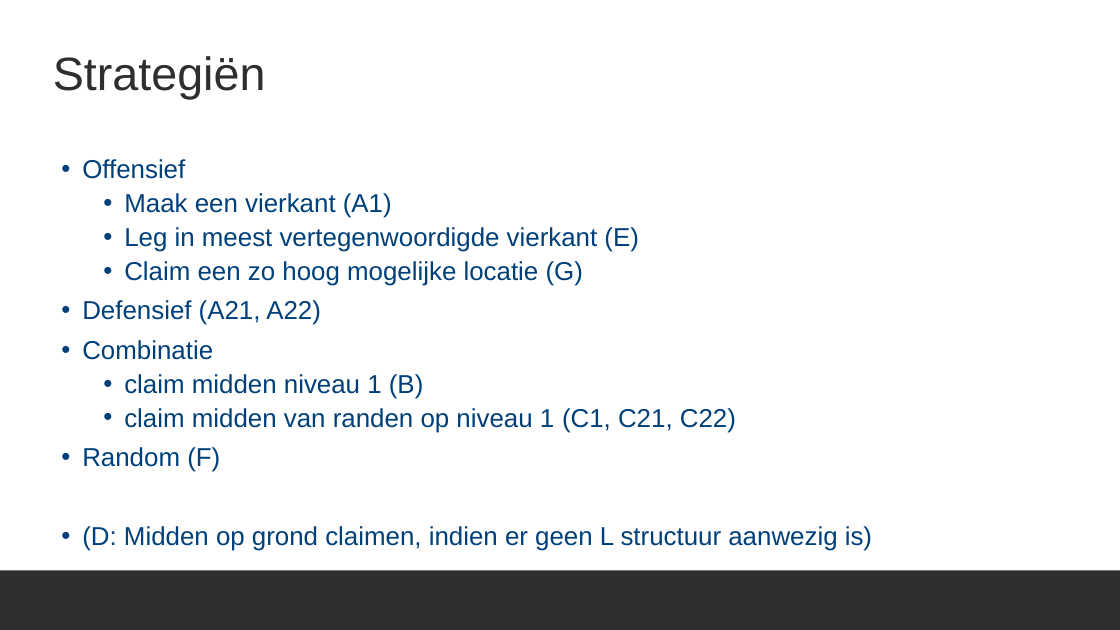
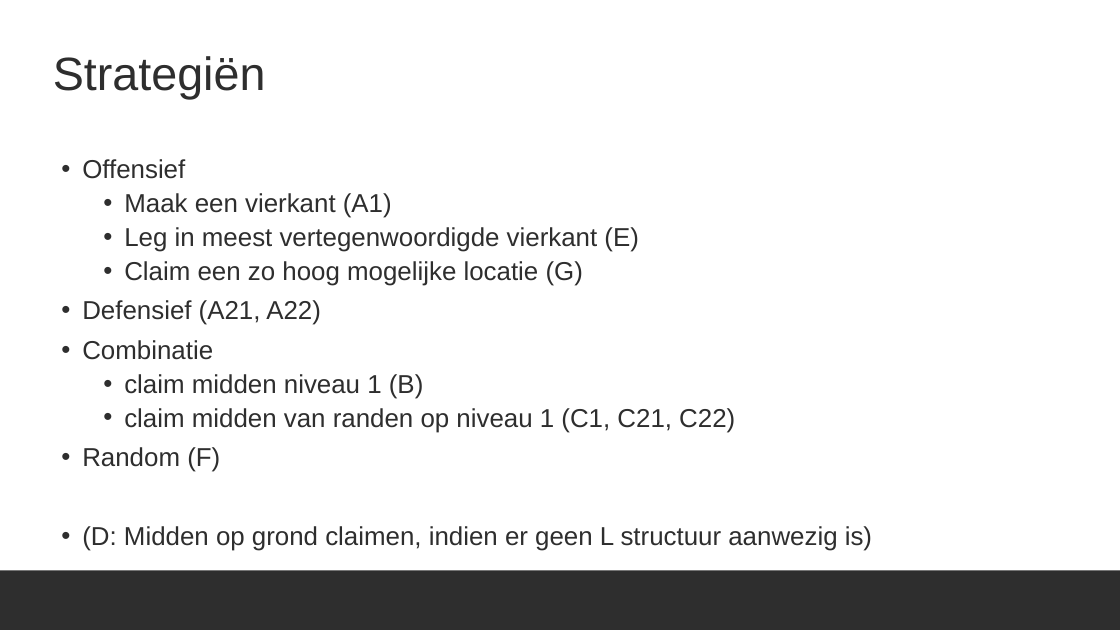
Before and after one commit to ro-per/PylosGamingBot, a slide deck: slide 3 of Presentation.pptx. Drawn at 1120x630 pixels with LibreOffice and Linux fonts; fonts in the diff are those of the drawing; background and template pictures are left out. Boxes give left, top, right and bottom in pixels: in the first picture for what was removed or moved away, otherwise in the second. Text is boxed around its words. In the diff, an @@ line names an element or a change of style, - is before the commit and + after.

```diff
--- a/Presentation.pptx
+++ b/Presentation.pptx
@@ text "Offensief" at (82,159,872,551): text colour #00407A to #2E2E2E @@
```
Also in this commit, not shown: 6 other slides changed.
